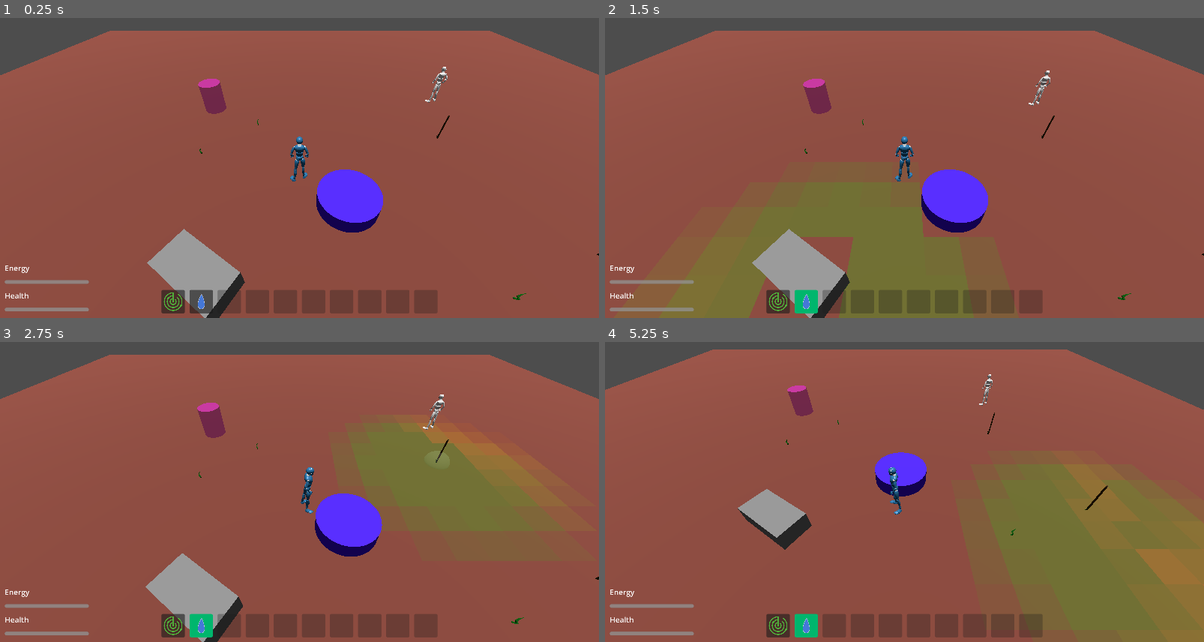
Above: before the commit, frames 1-4 (two rows, left to right).
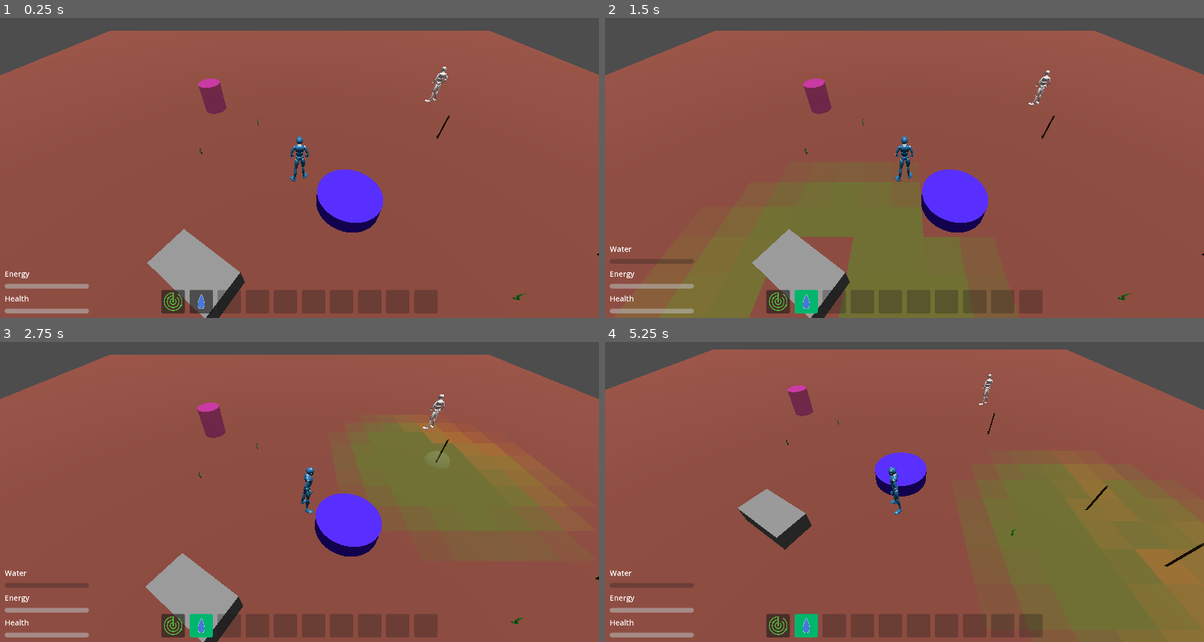
Above: after the commit, the same moments.

Repository: CapsCollective/sunflower
Game: Godot game, scene res://assets/common/scenes/game_world.tscn
Same seed, same stepped clock (60 frames per second), same inputs: the game is played once before the commit and once after it.
Inputs (mouse positions are in pixels of both pictures, inside the frame that each line leads up to):
- Up to frame 1 (0.25 s): no input
- Up to frame 2 (1.5 s): click (778, 303) at 0.5 s; click (808, 303) at 1.27 s
- Up to frame 3 (2.75 s): tap Enter at 2 s; move the mouse to (431, 456) at 2.02 s; press the mouse at (431, 456) at 2.03 s; hold D (move_right) from 2.03 s (still down)
- Up to frame 4 (5.25 s): tap Space at 2.75 s; move the mouse to (784, 489) at 2.77 s; release D (move_right) at 2.78 s; release the mouse at (784, 489) at 2.78 s; hold S (move_back) 2.78-3.53 s; click (784, 489) at 2.85 s; move the mouse to (964, 399) at 3.52 s; press the mouse at (964, 399) at 3.53 s; hold D (move_right) 3.53-4.28 s; move the mouse to (874, 540) at 4.27 s; release the mouse at (874, 540) at 4.28 s; hold W (move_forward) 4.28-5.03 s; click (874, 540) at 4.35 s; tap Enter at 5 s; move the mouse to (1084, 525) at 5.02 s; press the mouse at (1084, 525) at 5.03 s; hold A (move_left) from 5.03 s (still down)

The runs differ from the first frame. In frame 1, 0.7% of the frame differs, in the area x 0-15%, y 82-99%; in frame 2, 0.9%; in frame 3, 0.9%; in frame 4, 1.0%, in the area x 0-100%, y 67-99%.

Commit message:
Add Watering system, balance changes

Diff:
--- a/assets/character/scripts/character_action_harvest_crop.gd
+++ b/assets/character/scripts/character_action_harvest_crop.gd
@@ -25,10 +25,10 @@
 	var seed_id = crops[cell].seed_id
 	var crop_details = GameManager.crops_dt.get_row(seed_id)
 	if not GameManager.is_crop_dead(GameManager.current_zone.id, cell):
-		GameManager.change_item_count(seed_id, 2)
+		GameManager.change_item_count(seed_id, RandomNumberGenerator.new().randi_range(1,2))
 		GameManager.change_item_count(crop_details.crop_id, 1)
-	else:
+	elif GameManager.get_item_count(seed_id) <= 2:
 		GameManager.change_item_count(seed_id, 1)
 	crops.erase(cell)
 	crop_to_harvest.queue_free()
-	GameManager.change_energy(-10)
+	GameManager.change_energy(-5)
--- a/assets/character/scripts/character_action_water_soil.gd
+++ b/assets/character/scripts/character_action_water_soil.gd
@@ -43,5 +43,7 @@
 func water_soil():
 	var character_cell = GameManager.current_zone.grid.get_cell_by_position(character.global_position)
 	if Vector2(water_cell).distance_to(character_cell) <= 3:
-		GameManager.change_energy(-2)
-		GameManager.update_grid_attribute_for_current_zone(water_cell, GameManager.SoilAttr.HYDRATION, 0.1, 5)
+		if GameManager.change_water(-5):
+			GameManager.change_energy(-2)
+			GameManager.update_grid_attribute_for_current_zone(water_cell, GameManager.SoilAttr.HYDRATION, 0.1, 5)
+			GameManager.update_grid_attribute_for_current_zone(water_cell, GameManager.SoilAttr.RADIATION, 0.002, 5)
--- a/assets/character/scripts/player_character.gd
+++ b/assets/character/scripts/player_character.gd
@@ -71,7 +71,7 @@
 			GameManager.change_item_count(item, -1)
 			var energy_map = {
 				"cabbage": 40,
-				"beans": 30
+				"beans": 20
 			}
 			GameManager.change_energy(energy_map.get(item, 0))
 			GameManager.deselect_item()
--- a/assets/common/scripts/game_manager.gd
+++ b/assets/common/scripts/game_manager.gd
@@ -9,6 +9,7 @@
 signal item_selected(item_id: String)
 signal scanner_attr_updated(attr: GameManager.SoilAttr)
 signal cell_hovered(cell: Vector2i)
+signal water_changed
 signal health_changed
 signal energy_changed
 
@@ -138,6 +139,7 @@
 		set_energy(30)
 	else:
 		change_energy(10)
+		change_health(5)
 	for zone_id in Savegame.zones.crops:
 		for crop_cell in Savegame.zones.crops[zone_id]:
 			var crop_entry = get_crops_in_zone(zone_id)[crop_cell]
@@ -161,7 +163,7 @@
 	var crop: CropConfigRow = crops_dt.get_row(seed_id)
 	return crop.attributes.reduce(
 		func(acc, attr):
-			return acc + attr.requirement.sample(cell_attrs[attr.attribute])
+			return acc + attr.requirement.sample(cell_attrs.get(attr.attribute,0))
 	,0) / len(crop.attributes)
 
 func plant_crop(seed_id: String, cell: Vector2i, zone_id: String = current_zone.id):
@@ -251,6 +253,13 @@
 #endregion
 
 #region Player
+func change_water(change: int) -> bool:
+	if Savegame.player.water < -change:
+		return false
+	Savegame.player.water += change
+	water_changed.emit()
+	return true
+
 func change_health(change: int):
 	Savegame.player.health += change
 	health_changed.emit()
@@ -265,6 +274,10 @@
 		health_changed.emit()
 	energy_changed.emit()
 
+func set_water(value: int):
+	Savegame.player.water = value
+	water_changed.emit()
+
 func set_health(value: int):
 	Savegame.player.health = value
 	health_changed.emit()
@@ -272,5 +285,4 @@
 func set_energy(value: int):
 	Savegame.player.energy = value
 	energy_changed.emit()
-
-#endregion
+#endregion
--- a/assets/content/crops_dt.tres
+++ b/assets/content/crops_dt.tres
@@ -43,7 +43,7 @@
 name = "Beans"
 planting_radius = 0.5
 effect_radius = 4.0
-growth_required = 5.0
+growth_required = 3.0
 attributes = Array[ExtResource("2_tewec")]([SubResource("Resource_rry7m"), SubResource("Resource_86ah0"), SubResource("Resource_asfnx")])
 mesh_planted = "res://assets/content/crops/models/beans/crop_beans_planted_mesh.res"
 mesh_growing = "res://assets/content/crops/models/beans/crop_beans_growing_mesh.res"
@@ -74,7 +74,7 @@
 name = "Cabbage"
 planting_radius = 1.5
 effect_radius = 5.0
-growth_required = 3.0
+growth_required = 2.0
 attributes = Array[ExtResource("2_tewec")]([SubResource("Resource_flsdk"), SubResource("Resource_5ouad"), SubResource("Resource_lijbi")])
 mesh_planted = "res://assets/content/crops/models/sapling/crop_sapling_mesh.res"
 mesh_growing = "res://assets/content/crops/models/cabbage/crop_cabbage_growing_mesh.res"
@@ -117,7 +117,7 @@
 name = "Sunflower"
 planting_radius = 1.0
 effect_radius = 3.0
-growth_required = 3.0
+growth_required = 4.0
 attributes = Array[ExtResource("2_tewec")]([SubResource("Resource_h3few"), SubResource("Resource_gvguh"), SubResource("Resource_uo588")])
 mesh_planted = "res://assets/content/crops/models/sapling/crop_sapling_mesh.res"
 mesh_growing = "res://assets/content/crops/models/sunflower/crop_sunflower_growing_mesh.res"
--- a/assets/content/initial_zones.json
+++ b/assets/content/initial_zones.json
@@ -1 +1 @@
-{"metadata":{"save_time":"2024-10-15 03:17:17","save_version …(146 unchanged characters)… :0,"health":0,"seed_id":"beans_seed"},"(-4, -1)":{"days_planted":0,"growth":0,"h …(122704 unchanged characters)…
+{"metadata":{"save_time":"2024-10-15 03:17:17","save_version …(146 unchanged characters)… :0,"health":0,"seed_id":"beans_seed"},"(9, 5)":{"days_planted":0,"growth":0,"health":0,"seed_id":"beans_seed"},"(-4, -1)":{"days_planted":0,"growth":0,"h …(122704 unchanged characters)…
--- a/assets/content/zones/main_zone.tscn
+++ b/assets/content/zones/main_zone.tscn
@@ -1,8 +1,9 @@
-[gd_scene load_steps=19 format=3 uid="uid://c8iyp0fph5org"]
+[gd_scene load_steps=22 format=3 uid="uid://c8iyp0fph5org"]
 
 [ext_resource type="Script" path="res://assets/camera/scripts/game_camera.gd" id="1_3yjr8"]
 [ext_resource type="Script" path="res://assets/zones/scripts/zone.gd" id="1_52l6s"]
 [ext_resource type="Script" path="res://addons/grid3d/scripts/grid3d.gd" id="2_808bd"]
+[ext_resource type="Script" path="res://assets/items/scripts/well.gd" id="4_rkb23"]
 [ext_resource type="Script" path="res://assets/zones/scripts/zone_traversal_trigger.gd" id="5_oagw7"]
 [ext_resource type="Script" path="res://assets/zones/scripts/zone_spawn.gd" id="6_nj44q"]
 [ext_resource type="PackedScene" uid="uid://cq8lgvac1raj4" path="res://assets/character/scenes/npc_character.tscn" id="6_u7roc"]
@@ -25,6 +26,15 @@
 
 [sub_resource type="BoxShape3D" id="BoxShape3D_chcfx"]
 size = Vector3(2, 1, 2)
+
+[sub_resource type="CylinderMesh" id="CylinderMesh_45sl8"]
+top_radius = 1.0
+bottom_radius = 1.0
+height = 1.0
+
+[sub_resource type="StandardMaterial3D" id="StandardMaterial3D_4pl12"]
+transparency = 1
+albedo_color = Color(1, 1, 1, 0.156863)
 
 [sub_resource type="BoxMesh" id="BoxMesh_no67q"]
 size = Vector3(40, 1, 40)
@@ -70,15 +80,22 @@
 [node name="NavigationRegion3D" type="NavigationRegion3D" parent="."]
 navigation_mesh = SubResource("NavigationMesh_sbxf2")
 
-[node name="Obstacle" type="StaticBody3D" parent="NavigationRegion3D"]
+[node name="Well" type="StaticBody3D" parent="NavigationRegion3D"]
 transform = Transform3D(1, 0, 0, 0, 1, 0, 0, 0, 1, 1.50009, 0.544557, 1.37389)
+script = ExtResource("4_rkb23")
 
-[node name="MeshInstance3D" type="MeshInstance3D" parent="NavigationRegion3D/Obstacle"]
+[node name="MeshInstance3D" type="MeshInstance3D" parent="NavigationRegion3D/Well"]
 mesh = SubResource("CylinderMesh_vryrq")
 surface_material_override/0 = SubResource("StandardMaterial3D_n7uy3")
 
-[node name="CollisionShape3D" type="CollisionShape3D" parent="NavigationRegion3D/Obstacle"]
+[node name="CollisionShape3D" type="CollisionShape3D" parent="NavigationRegion3D/Well"]
 shape = SubResource("BoxShape3D_chcfx")
+
+[node name="Outline" type="MeshInstance3D" parent="NavigationRegion3D/Well"]
+transform = Transform3D(1.03286, 0, 0, 0, 1.04049, 0, 0, 0, 1.06275, 0, 0, 0)
+visible = false
+mesh = SubResource("CylinderMesh_45sl8")
+surface_material_override/0 = SubResource("StandardMaterial3D_4pl12")
 
 [node name="Ground" type="StaticBody3D" parent="NavigationRegion3D"]
 collision_layer = 3
--- a/assets/items/scenes/player_meters.tscn
+++ b/assets/items/scenes/player_meters.tscn
@@ -1,12 +1,10 @@
-[gd_scene load_steps=3 format=3 uid="uid://2s8vqgu0tbln"]
+[gd_scene load_steps=2 format=3 uid="uid://2s8vqgu0tbln"]
 
 [ext_resource type="Script" path="res://assets/items/scripts/player_meters.gd" id="1_fiya5"]
 
-[sub_resource type="MeshTexture" id="MeshTexture_pmui6"]
-
 [node name="PlayerMeters" type="MarginContainer"]
 offset_right = 153.0
-offset_bottom = 135.0
+offset_bottom = 180.0
 theme_override_constants/margin_left = 10
 theme_override_constants/margin_top = 10
 theme_override_constants/margin_right = 10
@@ -16,25 +14,39 @@
 [node name="VBoxContainer" type="VBoxContainer" parent="."]
 layout_mode = 2
 theme_override_constants/separation = 10
+alignment = 2
+
+[node name="WaterLabel" type="Label" parent="VBoxContainer"]
+unique_name_in_owner = true
+layout_mode = 2
+text = "Water"
+
+[node name="WaterSlider" type="ProgressBar" parent="VBoxContainer"]
+unique_name_in_owner = true
+custom_minimum_size = Vector2(0, 10)
+layout_mode = 2
+value = 100.0
+show_percentage = false
 
 [node name="EnergyLabel" type="Label" parent="VBoxContainer"]
 layout_mode = 2
 text = "Energy"
 
-[node name="EnergySlider" type="HSlider" parent="VBoxContainer"]
+[node name="EnergySlider" type="ProgressBar" parent="VBoxContainer"]
 unique_name_in_owner = true
+custom_minimum_size = Vector2(0, 10)
 layout_mode = 2
-theme_override_icons/grabber_disabled = SubResource("MeshTexture_pmui6")
 value = 100.0
-editable = false
+show_percentage = false
 
 [node name="HealthLabel" type="Label" parent="VBoxContainer"]
 layout_mode = 2
 text = "Health"
 
-[node name="HealthSlider" type="HSlider" parent="VBoxContainer"]
+[node name="HealthSlider" type="ProgressBar" parent="VBoxContainer"]
 unique_name_in_owner = true
+custom_minimum_size = Vector2(0, 10)
 layout_mode = 2
-theme_override_icons/grabber_disabled = SubResource("MeshTexture_pmui6")
+step = 1.0
 value = 100.0
-editable = false
+show_percentage = false
--- a/assets/items/scripts/player_meters.gd
+++ b/assets/items/scripts/player_meters.gd
@@ -1,14 +1,28 @@
 extends Container
 
-@onready var health_slider: Slider = %HealthSlider
-@onready var energy_slider: Slider = %EnergySlider
-
+@onready var water_label: Label = %WaterLabel
+@onready var water_slider: ProgressBar = %WaterSlider
+@onready var health_slider: ProgressBar = %HealthSlider
+@onready var energy_slider: ProgressBar = %EnergySlider
 
 func _ready():
+	GameManager.item_selected.connect(on_item_selected)
+	GameManager.water_changed.connect(on_water_changed)
 	GameManager.health_changed.connect(on_health_changed)
 	GameManager.energy_changed.connect(on_energy_changed)
 	on_health_changed()
 	on_energy_changed()
+	on_water_changed()
+	water_label.visible = false
+	water_slider.visible = false
+
+func on_item_selected(item_id: String):
+	var display_water = item_id == "watering_can"
+	water_label.visible = display_water
+	water_slider.visible = display_water
+
+func on_water_changed():
+	water_slider.value = Savegame.player.water
 
 func on_health_changed():
 	health_slider.value = Savegame.player.health
--- /dev/null
+++ b/assets/items/scripts/well.gd
@@ -0,0 +1,21 @@
+class_name Well extends StaticBody3D
+
+var mouse_over: bool = false
+
+func _process(_delta):
+	$Outline.visible = mouse_over
+
+func _input(event):
+	if event.is_action("lmb_down") and event.is_action_pressed("lmb_down"):
+		if mouse_over:
+			var player = GameManager.current_zone.player_character
+			var action = CharacterActionNavigateTo.new(player, global_position)
+			action.completed.connect(func(): GameManager.set_water(100))
+			player.run_action(action)
+			get_viewport().set_input_as_handled()
+
+func _mouse_enter():
+	mouse_over = true
+
+func _mouse_exit():
+	mouse_over = false
--- a/assets/persistence/player_data.gd
+++ b/assets/persistence/player_data.gd
@@ -6,12 +6,14 @@
 const PD_SECTION_PLAYER_HOTBAR = "hotbar"
 const PD_SECTION_PLAYER_HEALTH = "health"
 const PD_SECTION_PLAYER_ENERGY = "energy"
+const PD_SECTION_PLAYER_WATER = "water"
 
 var day: int
 var inventory: Dictionary # <ItemId, ItemInfo>
 var hotbar: Array # Array[ItemId]
 var health: int
 var energy: int
+var water: int
 
 func get_tag() -> String:
 	return PD_SECTION_PLAYER
@@ -22,7 +24,8 @@
 		PD_SECTION_PLAYER_INVENTORY: inventory,
 		PD_SECTION_PLAYER_HOTBAR: hotbar,
 		PD_SECTION_PLAYER_HEALTH: health,
-		PD_SECTION_PLAYER_ENERGY: energy
+		PD_SECTION_PLAYER_ENERGY: energy,
+		PD_SECTION_PLAYER_WATER: water
 	}
 
 func deserialise(data: Dictionary) -> DeserialisationResult:
@@ -31,4 +34,5 @@
 	hotbar = data.get(PD_SECTION_PLAYER_HOTBAR, [])
 	health = data.get(PD_SECTION_PLAYER_HEALTH, 100)
 	energy = data.get(PD_SECTION_PLAYER_ENERGY, 100)
+	water = data.get(PD_SECTION_PLAYER_WATER, 0)
 	return DeserialisationResult.OK
Not shown, changed: assets/content/icons/icons.afdesign
